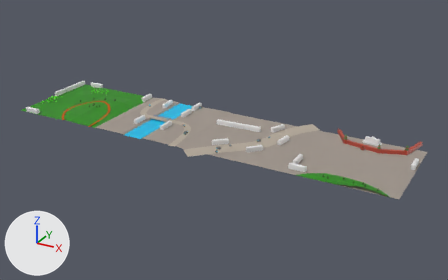
What one commit did to the FBX model Assets/Scenes/maskva.fbx.
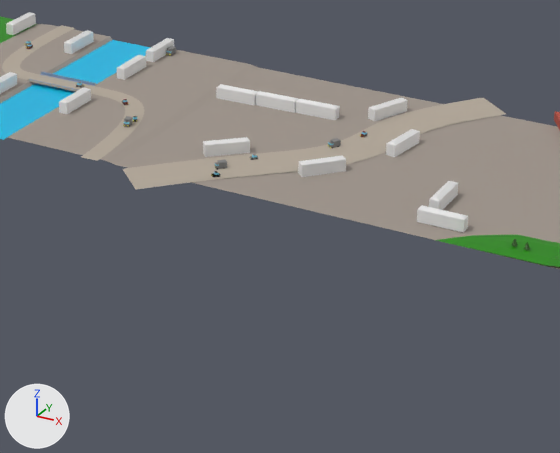
Each version is shown whole from a 50 mm lens placed at (81.0, -291.0, 141.0), pointed at (-80.0, 2.0, -5.0), then close up on the part from 31% to 76% of the width and 32% to 90% of the height. The axes (+X, +Y, +Z) are drawn at lower left. The lights are the same throughout. Where no turn or scale is listed for an object, it has been applied to the vertices.

The first close-up shows 'Building 1.001', 'Building 1.003', 'Building 1.004', 'Building 1.005', 'Building 1.007', 'Building 1.019', 'Plane', 'Plane.001', 'Plane.002', 'ground', 'nurmi', 'road'.
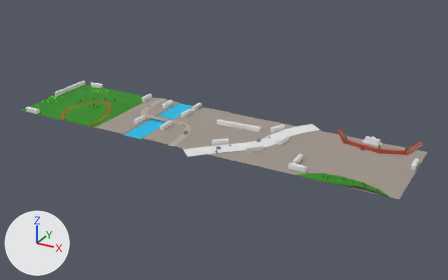
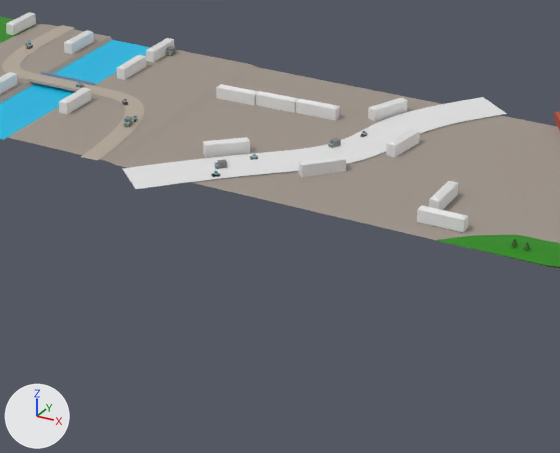
What differs and where, as boxes (x1, y1, x2, y2) in the close-ups (560 x 453 px):
```json
{"object": "road copy", "change": "added", "after": [122, 97, 507, 189]}
{"object": "road", "change": "deleted", "before": [123, 98, 506, 190]}
```

The change, as JSON lines over the scene's bpy script:
```json
{"op": "add", "block": "mat_road2", "code": ["mat_road2 = principled_material('road2')", "mat_road2.base_color = (0.8, 0.8, 0.8)  # white #e7e7e7"]}
{"op": "add", "block": "me_plane_010", "code": ["me_plane_010 = bpy.data.meshes.new('Plane.010')", "me_plane_010.from_pydata(...)  # 88 vertices, 43 faces; spans x -27.6..28.3, y -38.0..37.3, z 0.1", "me_plane_010.materials.append(mat_road2)  # its picture is missing"]}
{"op": "remove", "block": "ob_road", "code": ["ob_road = bpy.data.objects.new('road', me_plane_003)", "ob_road.location = (-60.0, 0.0, 0.1)"]}
{"op": "add", "block": "ob_road_copy", "code": ["ob_road_copy = bpy.data.objects.new('road copy', me_plane_010)", "ob_road_copy.location = (-60.0, 0.0, 0.1)"]}
```
